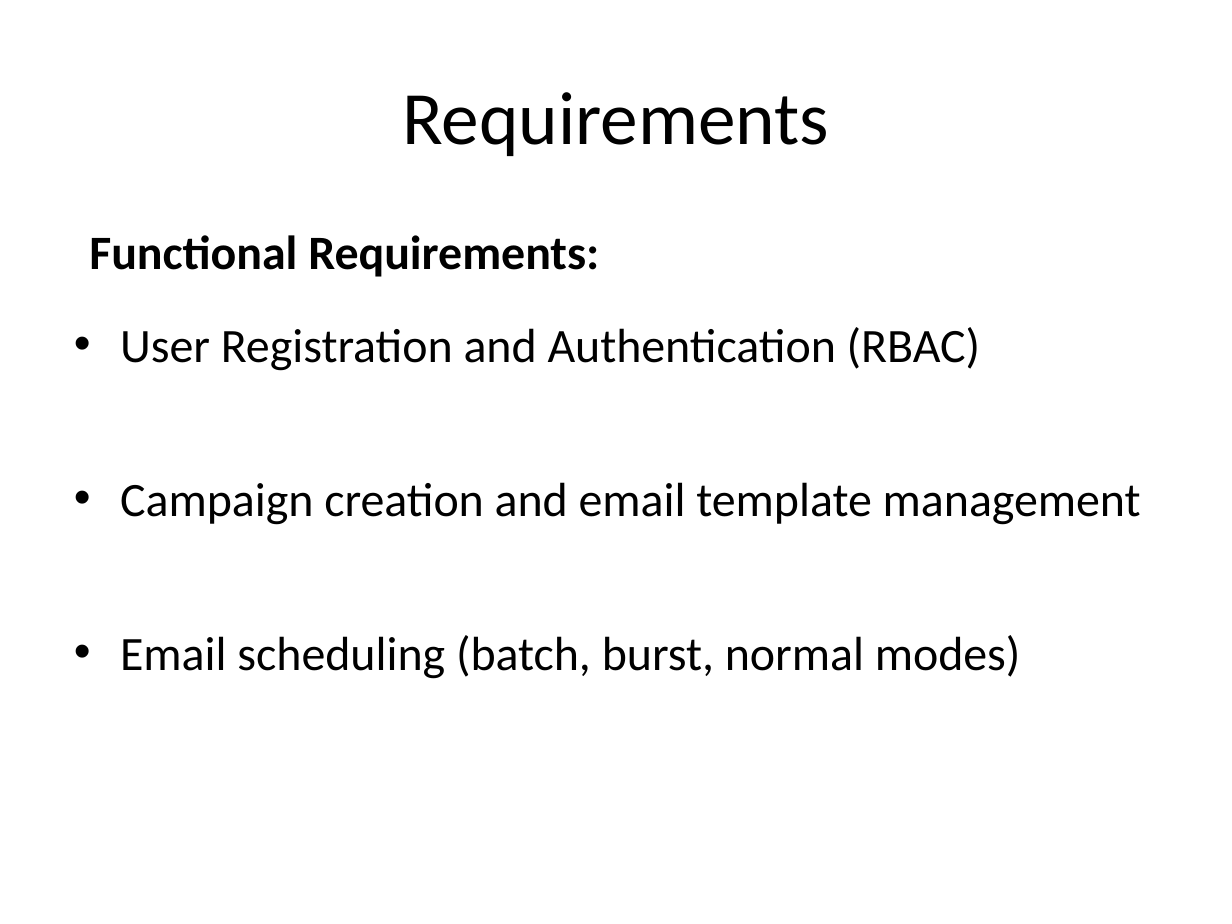
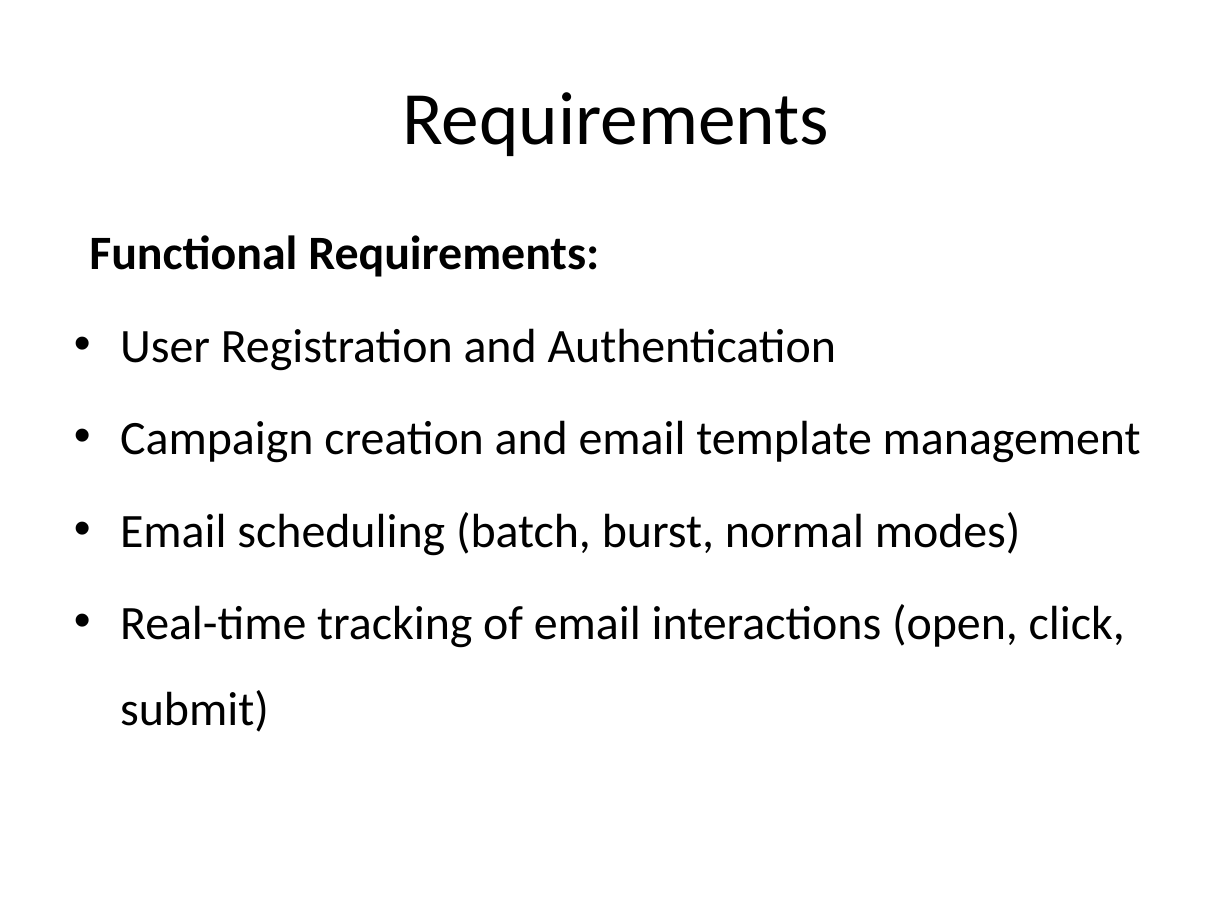
Before and after one commit to xhani890/PhishNet, a slide deck: slide 21 of Documentation/Templates/Template #7/Template #7 - Final Project Presentation - 8.0.pptx (slide 22 before the commit). Drawn at 1232x924 pixels with LibreOffice and Linux fonts; fonts in the diff are those of the drawing; background and template pictures are left out. Boxes give left, top, right and bottom in pixels: in the first picture for what was removed or moved away, otherwise in the second. Text is boxed around its words. In the diff, an @@ line names an element or a change of style, - is before the commit and + after.

```diff
--- a/Documentation/Templates/Template #7/Template #7 - Final Project Presentation - 8.0.pptx
+++ b/Documentation/Templates/Template #7/Template #7 - Final Project Presentation - 8.0.pptx
@@ text at [120, 328, 836, 371]: text changed @@
-• User Registration and Authentication (RBAC)
+• User Registration and Authentication
@@ text at [120, 604, 1125, 732]: paragraph added @@
+• Real-time tracking of email interactions (open, click, submit)
```
Also in this commit, not shown: 29 other slides changed, 1 slide added, 4 slides removed.
